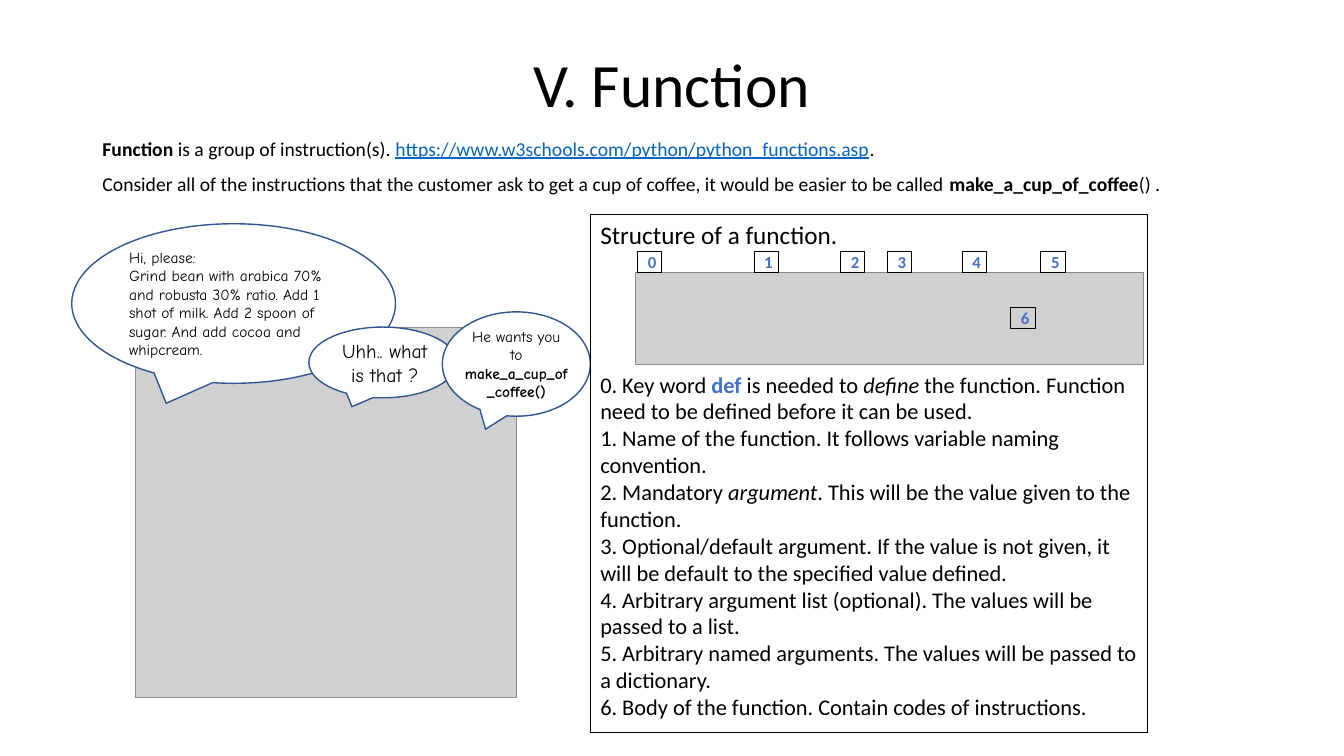
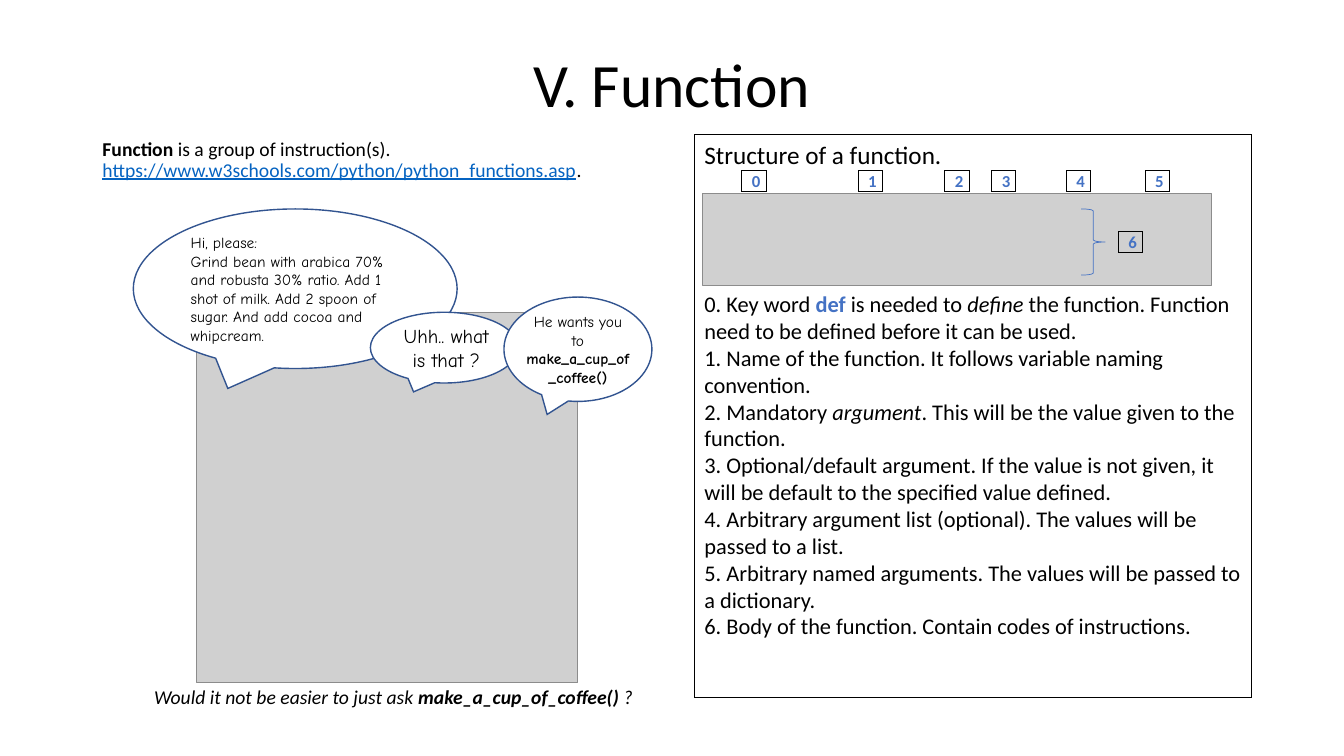
Before and after one commit to henrywma/foConnect, a slide deck: slide 18 of Python guide.pptx. Drawn at 1344x756 pixels with LibreOffice and Linux fonts; fonts in the diff are those of the drawing; grey boxes stand for pictures. Boxes give left, top, right and bottom in pixels: in the first picture for what was removed or moved away, otherwise in the second. Text is boxed around its words. In the diff, an @@ line names an element or a change of style, - is before the commit and + after.

```diff
--- a/Python guide.pptx
+++ b/Python guide.pptx
@@ rectangle "Structure of a function.": place and size @@
-rectangle "Structure of a function." at box(591, 215, 1148, 733)
+rectangle "Structure of a function." at box(695, 134, 1252, 698)
@@ 6 rectangles: place and size @@
-6 rectangles at box(638, 251, 1066, 272)
+6 rectangles at box(742, 170, 1170, 192)
@@ 3 speech bubbles, 1 picture: place and size @@
-3 speech bubbles, 1 picture at box(72, 224, 591, 698)
+3 speech bubbles, 1 picture at box(133, 209, 652, 684)
@@ picture: place and size @@
-picture at box(635, 272, 1144, 364)
+picture at box(703, 194, 1212, 285)
@@ right brace added at box(1082, 209, 1106, 275), outline #4472C4 0.5 pt @@
@@ rectangle "6": place and size @@
-rectangle "6" at box(1011, 308, 1035, 329)
+rectangle "6" at box(1119, 232, 1143, 253)
@@ text at box(154, 689, 619, 708): text changed; italic on @@
-Consider all of the instructions that the customer ask to get a cup of coffee, it would be easier to be called make_a_cup_of_coffee() .
+Would it not be easier to just ask make_a_cup_of_coffee() ?
```
Also in this commit, not shown: 7 other slides changed.
